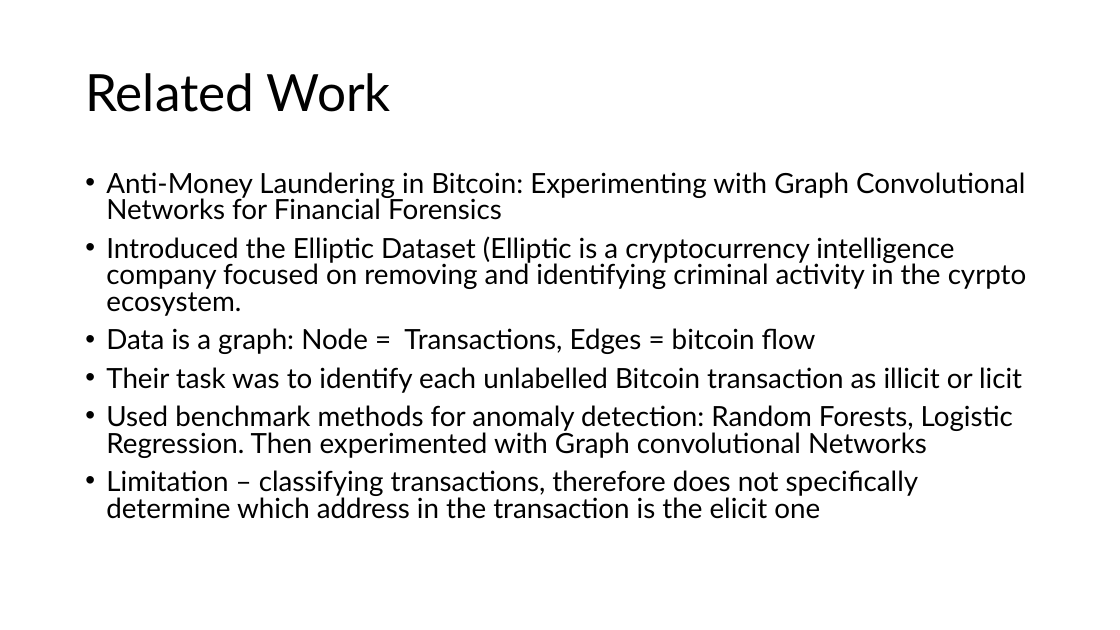
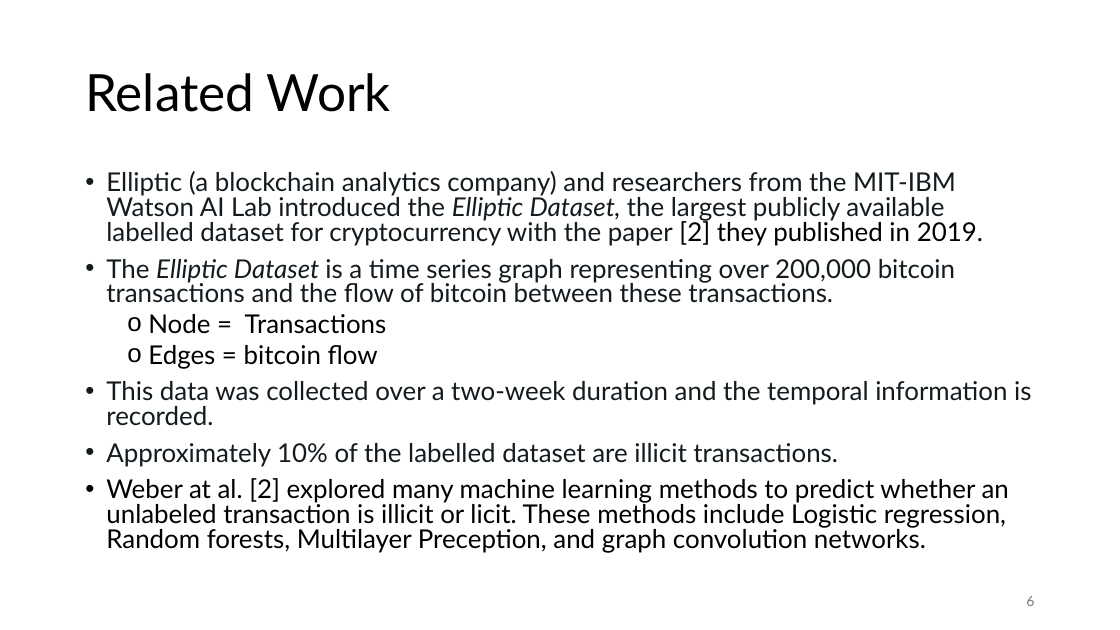
Before and after one commit to LucasBerzuk/DATA3010Project, a slide deck: slide 6 of Nov28_presentation.pptx (slide 4 before the commit). Drawn at 1120x630 pixels with LibreOffice and Linux fonts; fonts in the diff are those of the drawing. Boxes give left, top, right and bottom in pixels: in the first picture for what was removed or moved away, otherwise in the second. Text is boxed around its words. In the diff, an @@ line names an element or a change of style, - is before the commit and + after.

```diff
--- a/Nov28_presentation.pptx
+++ b/Nov28_presentation.pptx
@@ text at (106,171,1031,553): text changed; size 23.8 to 22.2 pt; text colour #000000 to #141B1F @@
-• Anti-Money Laundering in Bitcoin: Experimenting with Graph Convolutional Networks for Financial Forensics
-• Introduced the Elliptic Dataset (Elliptic is a cryptocurrency intelligence company focused on removing and identifying criminal activity in the cyrpto ecosystem.
-• Data is a graph: Node = Transactions, Edges = bitcoin flow
-• Their task was to identify each unlabelled Bitcoin transaction as illicit or licit
-• Used benchmark methods for anomaly detection: Random Forests, Logistic Regression. Then experimented with Graph convolutional Networks
-• Limitation – classifying transactions, therefore does not specifically determine which address in the transaction is the elicit one
+• Elliptic (a blockchain analytics company) and researchers from the MIT-IBM Watson AI Lab introduced the Elliptic Dataset, the largest publicly available labelled dataset for cryptocurrency with the paper [2] they published in 2019.
+• The Elliptic Dataset is a time series graph representing over 200,000 bitcoin transactions and the flow of bitcoin between these transactions.
+  o Node = Transactions
+  o Edges = bitcoin flow
+• This data was collected over a two-week duration and the temporal information is recorded.
+• Approximately 10% of the labelled dataset are illicit transactions.
+• Weber at al. [2] explored many machine learning methods to predict whether an unlabeled transaction is illicit or licit. These methods include Logistic regression, Random forests, Multilayer Preception, and graph convolution networks.
@@ page number added at (1026,596,1034,606), 12 pt, text #797979 @@
+6
```
Also in this commit, not shown: 4 other slides changed, 7 slides added, 3 slides removed, 1 other file.
